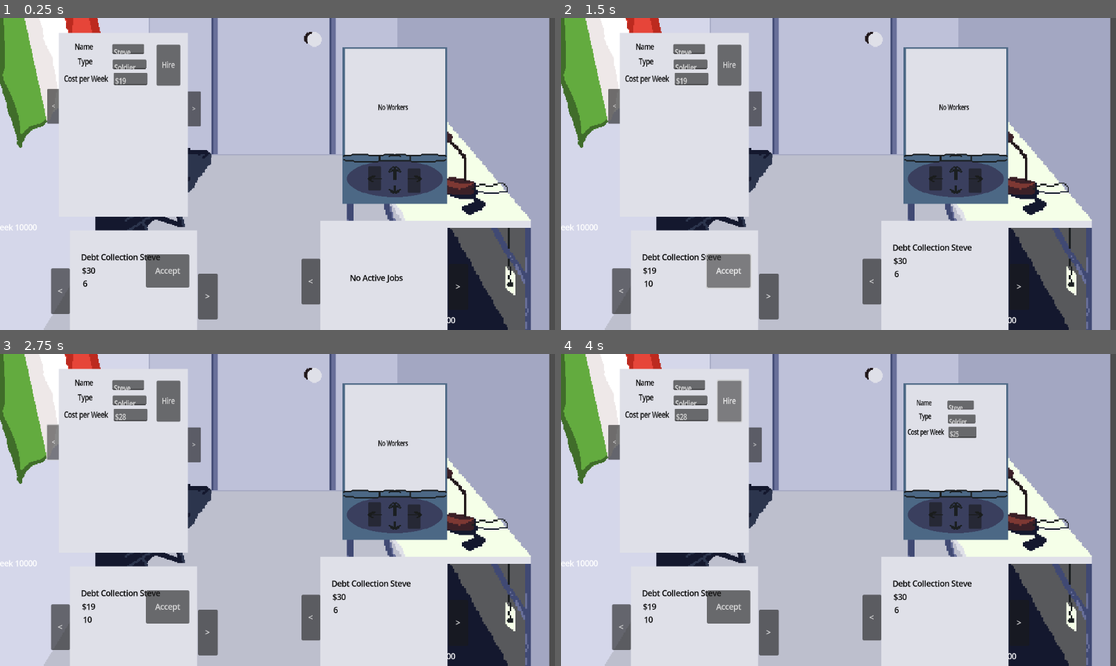
Above: before the commit, frames 1-4 (two rows, left to right).
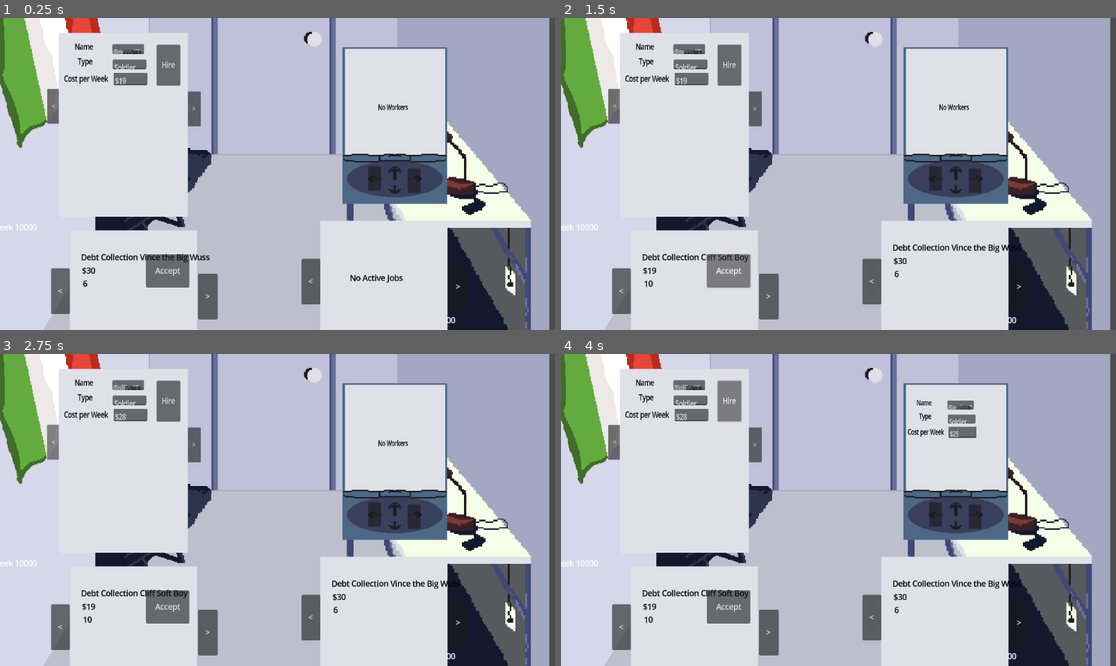
Above: after the commit, the same moments.

Repository: deruitda/ludum-dare-58
Game: Godot game, scene res://main.tscn
The game is run twice, just before and just after one commit, with the same random seed, the same clock (stepped at 60 frames per second) and the same inputs.
Inputs:
- Up to frame 1 (0.25 s): no input
- Up to frame 2 (1.5 s): click "Accept" at 0.5 s; click "Accept" at 1.25 s
- Up to frame 3 (2.75 s): click "<" at 2 s
- Up to frame 4 (4 s): click ">" at 2.75 s; click "Hire" at 3.5 s

The runs differ from the first frame. In frame 1, 0.2% of the frame differs, in the area x 20-38%, y 10-79%; in frame 2, 0.3%; in frame 3, 0.3%; in frame 4, 0.3%, in the area x 20-83%, y 9-79%.

Commit message:
added drugdeal and robbery
added drugdeal and robbery and check to make sure respect makes income stream visible

Diff:
--- /dev/null
+++ b/entities/IncomeStreams/IncomeStreamType/drug_deal.tres
@@ -0,0 +1,34 @@
+[gd_resource type="Resource" script_class="IncomeStreamTypeResource" load_steps=9 format=3 uid="uid://br3k32lsh2lh3"]
+
+[ext_resource type="Script" uid="uid://cifg2poebppj" path="res://entities/Worker/worker_type_resource.gd" id="1_qiit0"]
+[ext_resource type="Resource" uid="uid://d1vf41qhlc86o" path="res://entities/Worker/WorkerType/soldier.tres" id="2_tqgtf"]
+[ext_resource type="Script" uid="uid://cka4w8iop4hux" path="res://utilities/range_resource.gd" id="3_87mv3"]
+[ext_resource type="Script" uid="uid://3vlxcis7548q" path="res://utilities/float_range_resource.gd" id="4_k58h3"]
+[ext_resource type="Script" uid="uid://dtm2kuspofwj3" path="res://entities/IncomeStreams/income_stream_type_resource.gd" id="5_jakfk"]
+
+[sub_resource type="Resource" id="Resource_ilewg"]
+script = ExtResource("3_87mv3")
+min_value = 25
+max_value = 100
+metadata/_custom_type_script = "uid://cka4w8iop4hux"
+
+[sub_resource type="Resource" id="Resource_olfx7"]
+script = ExtResource("3_87mv3")
+min_value = 3
+max_value = 6
+metadata/_custom_type_script = "uid://cka4w8iop4hux"
+
+[sub_resource type="Resource" id="Resource_dhnjb"]
+script = ExtResource("4_k58h3")
+min_value = 1.1
+max_value = 1.3
+metadata/_custom_type_script = "uid://3vlxcis7548q"
+
+[resource]
+script = ExtResource("5_jakfk")
+type = "Drug Deal"
+cost = SubResource("Resource_ilewg")
+duration_in_week = SubResource("Resource_olfx7")
+return_percentage = SubResource("Resource_dhnjb")
+accepted_worker_types = Array[ExtResource("1_qiit0")]([ExtResource("2_tqgtf")])
+metadata/_custom_type_script = "uid://dtm2kuspofwj3"
--- /dev/null
+++ b/entities/IncomeStreams/IncomeStreamType/robbery.tres
@@ -0,0 +1,35 @@
+[gd_resource type="Resource" script_class="IncomeStreamTypeResource" load_steps=9 format=3 uid="uid://boho71235pqn8"]
+
+[ext_resource type="Script" uid="uid://cifg2poebppj" path="res://entities/Worker/worker_type_resource.gd" id="1_06xff"]
+[ext_resource type="Resource" uid="uid://d1vf41qhlc86o" path="res://entities/Worker/WorkerType/soldier.tres" id="2_2oqkb"]
+[ext_resource type="Script" uid="uid://cka4w8iop4hux" path="res://utilities/range_resource.gd" id="3_n1y87"]
+[ext_resource type="Script" uid="uid://3vlxcis7548q" path="res://utilities/float_range_resource.gd" id="4_coe0b"]
+[ext_resource type="Script" uid="uid://dtm2kuspofwj3" path="res://entities/IncomeStreams/income_stream_type_resource.gd" id="5_64npk"]
+
+[sub_resource type="Resource" id="Resource_ilewg"]
+script = ExtResource("3_n1y87")
+min_value = 25
+max_value = 100
+metadata/_custom_type_script = "uid://cka4w8iop4hux"
+
+[sub_resource type="Resource" id="Resource_olfx7"]
+script = ExtResource("3_n1y87")
+min_value = 3
+max_value = 6
+metadata/_custom_type_script = "uid://cka4w8iop4hux"
+
+[sub_resource type="Resource" id="Resource_dhnjb"]
+script = ExtResource("4_coe0b")
+min_value = 1.1
+max_value = 1.3
+metadata/_custom_type_script = "uid://3vlxcis7548q"
+
+[resource]
+script = ExtResource("5_64npk")
+type = "Rob"
+required_respect = 50
+cost = SubResource("Resource_ilewg")
+duration_in_week = SubResource("Resource_olfx7")
+return_percentage = SubResource("Resource_dhnjb")
+accepted_worker_types = Array[ExtResource("1_06xff")]([ExtResource("2_2oqkb")])
+metadata/_custom_type_script = "uid://dtm2kuspofwj3"
--- a/entities/IncomeStreams/debt_collection_resource.gd
+++ /dev/null
@@ -1,9 +0,0 @@
-
-class_name DebtCollectionResource extends IncomeStreamStats
-
-#@export var income_stream_name: String = "Debt Collection"
-#@export var cost = 50
-#@export var capacity: int = 1
-#@export var duration_in_weeks: int = 3
-#@export var description: String = ""
-#@export var accepted_worker_types: Array = []
--- a/entities/IncomeStreams/income_stream_type_resource.gd
+++ b/entities/IncomeStreams/income_stream_type_resource.gd
@@ -3,6 +3,7 @@
 
 @export var type: String
 
+@export var required_respect: int = 0
 @export var cost: RangeResource
 @export var duration_in_week: RangeResource
 @export var return_percentage: FloatRangeResource
@@ -13,6 +14,7 @@
 func create_income_stream_node() -> IncomeStream:
 	var name_generator = NameGenerator.new()
 	var random_name = name_generator.generate_name()
+	var victim_random_name = name_generator.generate_victim_name()
 	name_generator.queue_free()
 	var income_stream = IncomeStream.new()
 	income_stream.type = self
@@ -24,6 +26,6 @@
 	var expected_income = income_stream.cost * expected_return_percentage
 
 	income_stream.income_per_week = ceil(expected_income / income_stream.duration_in_weeks)
-	income_stream.income_stream_name = type + " " + random_name
+	income_stream.income_stream_name = type + " " + victim_random_name
 
 	return income_stream
--- a/managers/IncomeStreamsManagers/potential_income_stream_manager.gd
+++ b/managers/IncomeStreamsManagers/potential_income_stream_manager.gd
@@ -3,30 +3,39 @@
 
 signal potential_income_stream_generated(income_stream: IncomeStream)
 signal income_stream_accepted(income_stream: IncomeStream)
-var income_stream_types = [preload("res://entities/IncomeStreams/IncomeStreamType/debt_collection.tres")]
+#var income_stream_types = [preload("res://entities/IncomeStreams/IncomeStreamType/debt_collection.tres"),preload("res://entities/IncomeStreams/IncomeStreamType/drug_deal.tres")]
+
+
+var income_stream_types: Array = []
+
+func _ready():
+	var dir = DirAccess.open("res://entities/IncomeStreams/IncomeStreamType")
+	if dir:
+		dir.list_dir_begin()
+		var file_name = dir.get_next()
+		while file_name != "":
+			if file_name.ends_with(".tres"):
+				var path = "res://entities/IncomeStreams/IncomeStreamType/" + file_name
+				var resource = load(path)
+				if resource:
+					income_stream_types.append(resource)
+			file_name = dir.get_next()
+		dir.list_dir_end()
 
 func generate_income_stream() -> void:
+	var available_streams = get_available_income_stream_types(GameState.total_respect)
+	var chosen_type = available_streams.pick_random()
+	var new_income_stream = chosen_type.create_income_stream_node()
 	var income_stream_type: IncomeStreamTypeResource = income_stream_types.pick_random()
-	var new_income_stream = income_stream_type.create_income_stream_node()
-	#match new_income_stream.type:
-		#"Debt Collection":
-			#new_income_stream.name = generate_name()
-			#new_income_stream.income_per_week = generate_income_stream()
-			#new_income_stream.duration_in_weeks = generate_duration_in_weeks()
-			#new_income_stream.active_weeks_transpired = generate_active_weeks_transpired()
-			#new_income_stream.total_weekly_income = generate_total_weekly_income()
-			#new_income_stream.currentWorkers = []
-			#new_income_stream.cost = generate_cost()
-			#new_income_stream.capacity = generate_capacity()
-			#new_income_stream.description = generate_description()
-			#new_income_stream.accepted_worker_types = generate_accepted_worker_types()
-			#print
-
-
-	#////new_income_stream.income_stream_name = generate_name()
-	#//new_income_stream.accepted_worker_types = [preload("res://entities/Worker/WorkerType/soldier.tres")]
 	add_child(new_income_stream)
 	potential_income_stream_generated.emit(new_income_stream)
+
+func get_available_income_stream_types(total_respect: int) -> Array:
+	var available_types = []
+	for income_type in income_stream_types:
+		if income_type.required_respect <= total_respect:
+			available_types.append(income_type)
+	return available_types
 
 func generate_name() -> String:
 	return "Debt Collection"
--- a/test/neshTest.gd
+++ /dev/null
@@ -1,37 +0,0 @@
-extends Node2D
-class_name neshTest
-
-@onready var candidate_manager: CandidateManager = $CandidateManager
-@onready var worker_manager: WorkerManager = $WorkerManager
-@onready var potential_income_stream_manager: PotentialIncomeStreamsManager = $PotentialIncomeStreamManager
-@onready var accepted_income_stream_manager: AcceptedIncomeStreamsManager = $AcceptedIncomeStreamManager
-
-func _ready() -> void:
-	print('test')
-	candidate_manager.generate_worker()
-	candidate_manager.generate_worker()
-	candidate_manager.generate_worker()
-
-
-
-	var hierable_workers = candidate_manager.get_hierable_workers()
-	print(len(hierable_workers))
-
-	potential_income_stream_manager.generate_income_stream()
-	potential_income_stream_manager.generate_income_stream()
-	potential_income_stream_manager.generate_income_stream()
-	potential_income_stream_manager.generate_income_stream()
-	var income_stream = potential_income_stream_manager.accept_income_stream_by_index(0)
-
-	accepted_income_stream_manager.accept_income_stream(income_stream)
-
-	var potential_income_streams = potential_income_stream_manager.get_potential_income_streams()
-	print(len(potential_income_streams))
-
-	var selected_worker = worker_manager.get_worker_by_index(1)
-	var selected_income_stream = accepted_income_stream_manager.get_income_stream_by_index(1)
-
-
-	selected_income_stream.add_worker(selected_worker)
-
-	print(selected_income_stream.currentWorkers)
--- a/test/neshTest.tscn
+++ /dev/null
@@ -1,41 +0,0 @@
-[gd_scene load_steps=10 format=3 uid="uid://wxqhjfte5tpc"]
-
-[ext_resource type="Texture2D" uid="uid://o8uu8qru7f4k" path="res://assets/proto/background.png" id="1_ccn0v"]
-[ext_resource type="Script" uid="uid://d357h8upue4fy" path="res://desk/room.gd" id="1_h36es"]
-[ext_resource type="PackedScene" uid="uid://bhoid1trkoqrp" path="res://desk/Resumes/resumes.tscn" id="2_xcxlp"]
-[ext_resource type="PackedScene" uid="uid://cg62p43atjvcx" path="res://desk/phone.tscn" id="3_4is0s"]
-[ext_resource type="PackedScene" uid="uid://04sehxv1q6xu" path="res://desk/money_counter.tscn" id="4_4is0s"]
-[ext_resource type="PackedScene" uid="uid://7djoso36p0b4" path="res://desk/WorkerManagers/candidate_manager.tscn" id="5_bnidx"]
-[ext_resource type="PackedScene" uid="uid://bqspr2io7mkjl" path="res://desk/WorkerManagers/worker_manager.tscn" id="6_bs3hi"]
-[ext_resource type="PackedScene" uid="uid://ddutbdrluxxjn" path="res://desk/IncomeStreamsManagers/potential_income_stream_manager.tscn" id="8_x1u2a"]
-[ext_resource type="PackedScene" uid="uid://7t8sq5x7di2w" path="res://desk/IncomeStreamsManagers/accepted_income_stream_manager.tscn" id="9_bil3o"]
-
-[node name="Room" type="Node2D" node_paths=PackedStringArray("candidate_manager", "worker_manager")]
-script = ExtResource("1_h36es")
-candidate_manager = NodePath("CandidateManager")
-worker_manager = NodePath("WorkerManager")
-
-[node name="Background" type="Sprite2D" parent="."]
-position = Vector2(579, 324.5)
-scale = Vector2(1.7875, 1.7972223)
-texture = ExtResource("1_ccn0v")
-
-[node name="Resumes" parent="." node_paths=PackedStringArray("candidate_manager") instance=ExtResource("2_xcxlp")]
-position = Vector2(216, 510)
-scale = Vector2(0.7, 0.7)
-candidate_manager = NodePath("../CandidateManager")
-
-[node name="Phone" parent="." instance=ExtResource("3_4is0s")]
-position = Vector2(509, 465)
-
-[node name="MoneyCounter" parent="." instance=ExtResource("4_4is0s")]
-position = Vector2(929, 558)
-
-[node name="CandidateManager" parent="." instance=ExtResource("5_bnidx")]
-
-[node name="WorkerManager" parent="." node_paths=PackedStringArray("candidate_manager") instance=ExtResource("6_bs3hi")]
-candidate_manager = NodePath("../CandidateManager")
-
-[node name="PotentialIncomeStreamManager" parent="." instance=ExtResource("8_x1u2a")]
-
-[node name="AcceptedIncomeStreamManager" parent="." instance=ExtResource("9_bil3o")]
--- a/utilities/name_generator.gd
+++ b/utilities/name_generator.gd
@@ -32,13 +32,103 @@
     "Gaetano"
 ]
 var worker_nicknames = [
+	"The Pickle",
+	"The Noodle",
+	"The Meatball",
+	"The Pancake",
+	"The Sausage",
+	"The Biscuit",
+	"The Sardine",
+	"The Waffle",
+	"The Cabbage",
+	"The Peanut",
+	"The Anchovy",
+	"The Muffin",
+	"The Bagel",
+	"The Onion",
+	"The Cupcake",
+	"The Pretzel",
+	"The Donut",
+	"The Tater Tot",
+	"The Popcorn",
+    "The Cheeseball"
+]
+var worker_last_names = [
+	"Rossi",
+	"Russo",
+	"Ferrari",
+	"Esposito",
+	"Bianchi",
+	"Romano",
+	"Colombo",
+	"Ricci",
+	"Marino",
+	"Greco",
+	"Bruno",
+	"Gallo",
+	"Conti",
+	"De Luca",
+	"Mancini",
+	"Costa",
+	"Giordano",
+	"Rizzo",
+	"Lombardi",
+    "Moretti"
+]
 
+var victim_first_names = [
+	"Linda",
+	"Gary",
+	"Tony",
+	"Doris",
+	"Bobby",
+	"Sharon",
+	"Frankie",
+	"Marcy",
+	"Cliff",
+	"Edna",
+	"Mikey",
+	"Gloria",
+	"Vince",
+	"Becky",
+	"Carl",
+	"Tammy",
+	"Ralph",
+	"Debbie",
+	"Stan",
+    "Rhonda"
 ]
-var worker_lastnames = [
 
+var victim_last_names = [
+	"the Old Lady",
+	"the Big Wuss",
+	"the Old Lady",
+	"the Crier",
+	"McChicken",
+	"the Snorer",
+	"the Coward",
+	"McWeakling",
+	"the Noodle",
+	"the Tiny",
+	"the Complainer",
+	"the Softie",
+	"the Crybaby",
+	"the Fragile",
+	"the Klutz",
+	"the Spineless",
+	"the Whiner",
+	"the Fumbler",
+	"the Sneezer",
+    "Soft Boy"
 ]
 
 func generate_name() -> String:
-	#var worker_name = worker_first_names[randi() % worker_first_names.size()] + worker_nicknames[randi() % worker_nicknames.size()] + worker_last_names[randi() % worker_last_names.size()]
+	var worker_name = worker_first_names[randi() % worker_first_names.size()] + " \"" + worker_nicknames[randi() % worker_nicknames.size()] + "\" " + worker_last_names[randi() % worker_last_names.size()]
 
-	return "Steve"
+	return worker_name
+
+
+func generate_victim_name() -> String:
+	var victim_name = victim_first_names[randi() % victim_first_names.size()] + " " + victim_last_names[randi() % victim_last_names.size()]
+
+	return victim_name
Not shown, removed: entities/IncomeStreams/debt_collection_resource.gd.uid
Not shown, removed: test/neshTest.gd.uid
Not shown: 1 places in utilities/name_generator.tscn that only renumber resources
